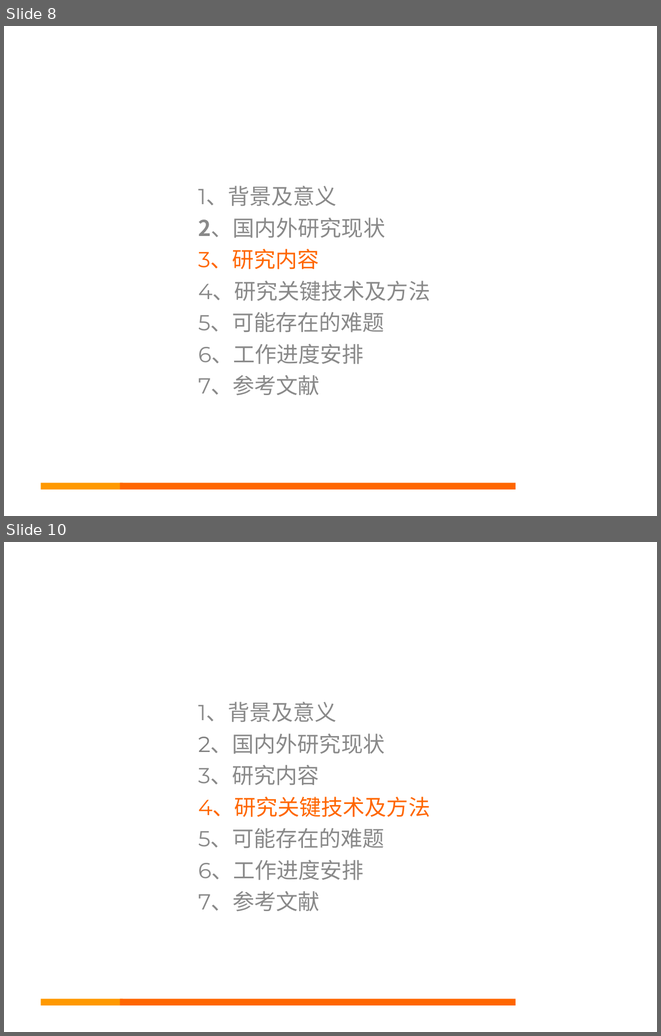
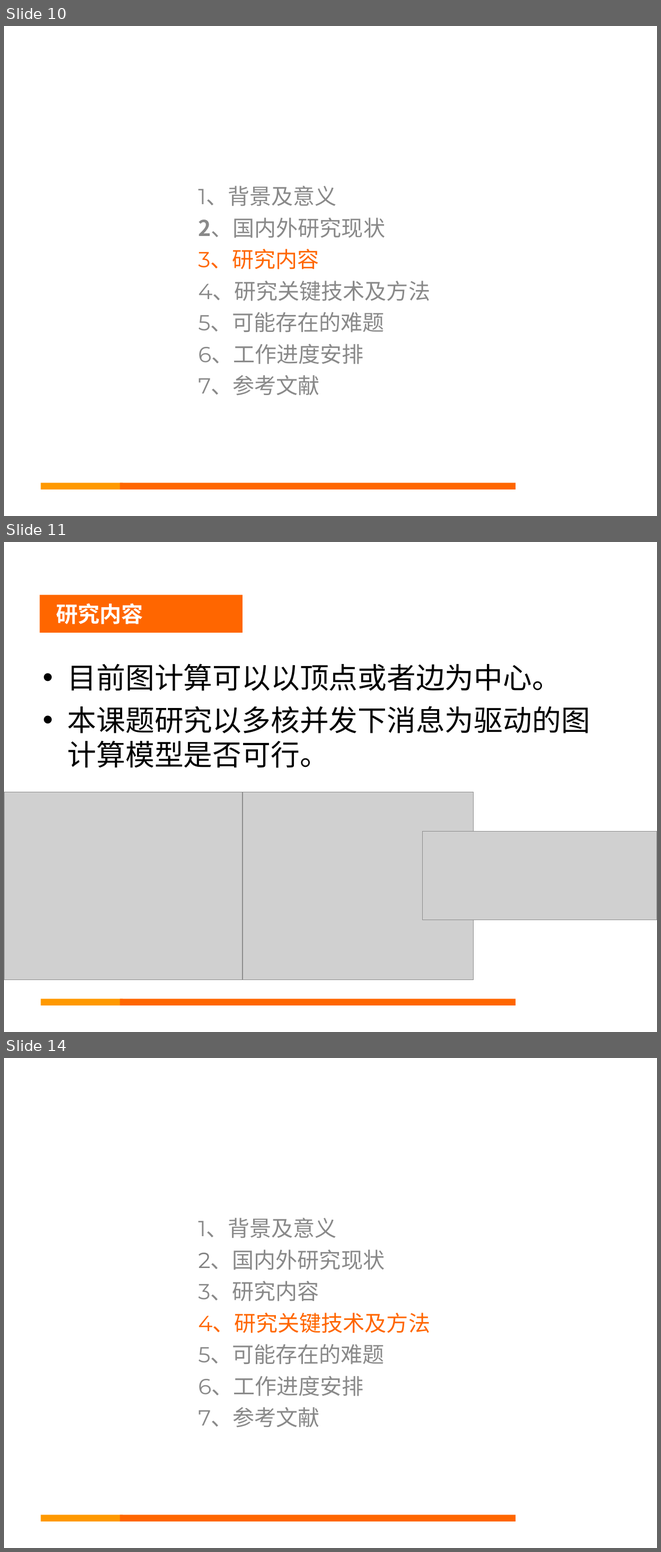
Before and after one commit to gitDangerSnake/thesis, a slide deck: eassy/开题报告.ppt. Shown one above the other, each under a label of ours: slides 8 and 10 before the commit, slides 10, 11 and 14 after it; the slides between them are not shown. The pictures are 661x1036 and 661x1552 pixels, drawn with LibreOffice and Linux fonts; fonts in the diff are those of the drawing; grey boxes stand for pictures; background and template pictures are left out. Boxes give left, top, right and bottom in pixels: in the first picture for what was removed or moved away, otherwise in the second. Text is boxed around its words. In the diff, an @@ line names an element or a change of style, - is before the commit and + after.

```diff
--- a/eassy/开题报告.ppt
+++ b/eassy/开题报告.ppt
@@ slide 11 added at (4, 542, 657, 1032), background picture (left out); not listed: 2 template elements that a slide beside it also shows @@
@@ rectangle added at (40, 595, 243, 633), fill #FF6600, 24 pt, text #FFFFFF, bold @@
+研究内容
@@ text added at (68, 664, 590, 768), 32 pt, text #000000 @@
+• 目前图计算可以以顶点或者边为中心。
+• 本课题研究以多核并发下消息为驱动的图计算模型是否可行。
@@ picture added at (4, 792, 242, 979) @@
@@ picture added at (242, 792, 473, 979) @@
@@ picture added at (423, 831, 657, 919) @@
@@ what was slide 8 is now slide 10 @@
@@ what was slide 10 is now slide 14 @@
```
Also in this commit, not shown: 9 slides changed, 3 other slides added, 2 other files.
